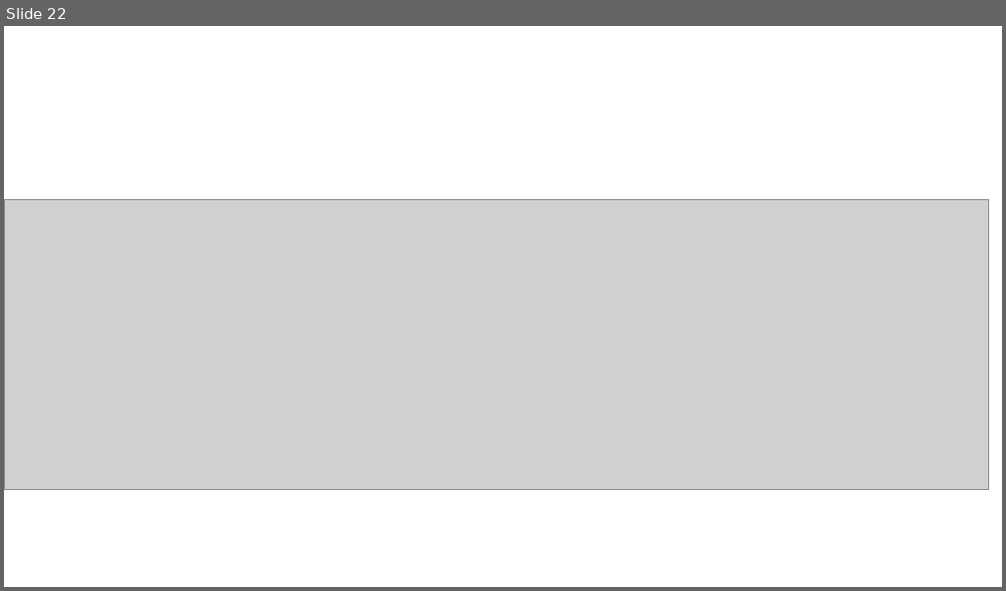
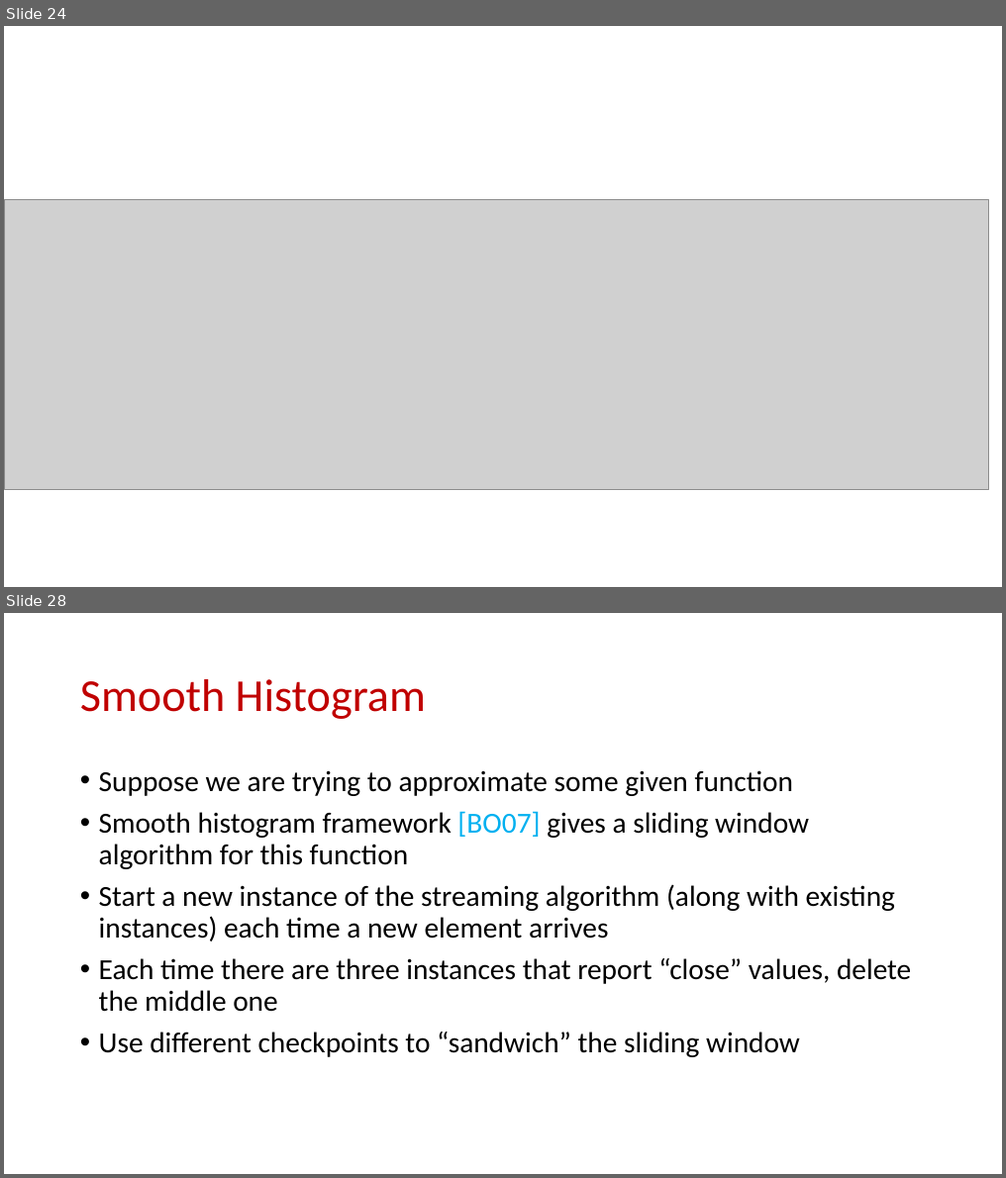
Before and after one commit to samsonzhou/samsonzhou.github.io, a slide deck: other-talks/Near-Optimal k-Clustering in the Sliding Window Model.pptx. Shown one above the other, each under a label of ours: slide 22 before the commit, slides 24 and 28 after it; the slides between them are not shown. The pictures are 1006x591 and 1006x1178 pixels, drawn with LibreOffice and Linux fonts; fonts in the diff are those of the drawing; grey boxes stand for pictures. Boxes give left, top, right and bottom in pixels: in the first picture for what was removed or moved away, otherwise in the second. Text is boxed around its words. In the diff, an @@ line names an element or a change of style, - is before the commit and + after.

```diff
--- a/other-talks/Near-Optimal k-Clustering in the Sliding Window Model.pptx
+++ b/other-talks/Near-Optimal k-Clustering in the Sliding Window Model.pptx
@@ slide 28 added at [4, 613, 1002, 1174], background #FFFFFF @@
@@ title added at [80, 679, 426, 719], 44 pt, text #C00000 @@
+Smooth Histogram
@@ text added at [99, 770, 911, 1058], 28 pt, text #000000 @@
+• Suppose we are trying to approximate some given function
+• Smooth histogram framework [BO07] gives a sliding window algorithm for this function
+• Start a new instance of the streaming algorithm (along with existing instances) each time a new element arrives
+• Each time there are three instances that report “close” values, delete the middle one
+• Use different checkpoints to “sandwich” the sliding window
@@ what was slide 22 is now slide 24 @@
```
Also in this commit, not shown: 21 other slides added, 1 other file.
